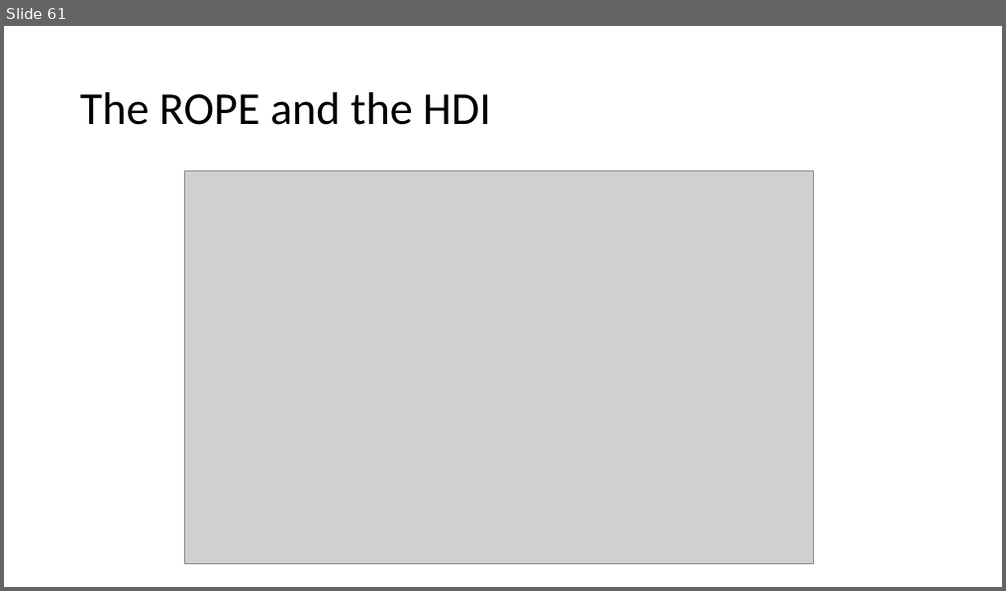
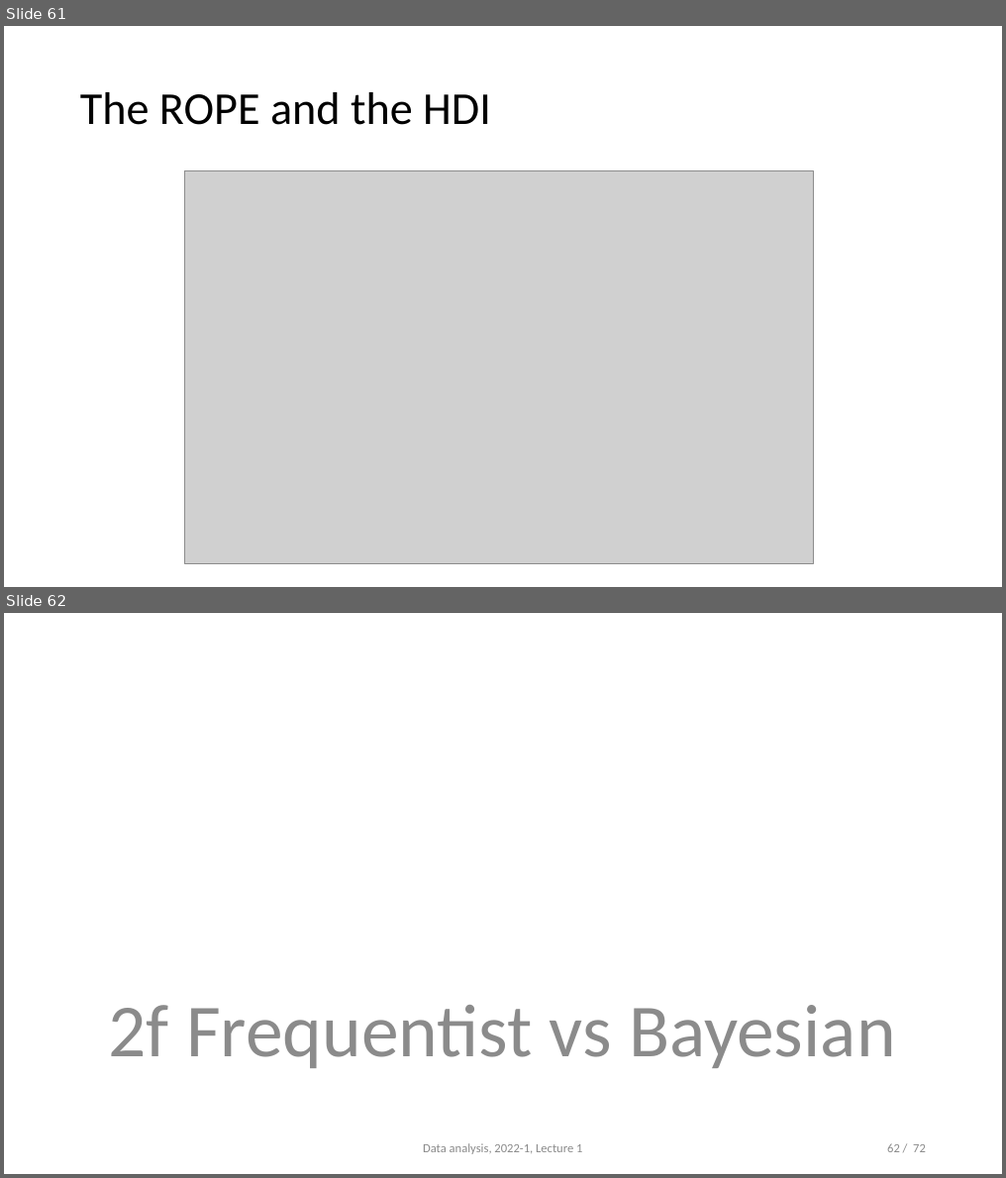
Before and after one commit to opherdonchin/StatisticalComputationAndAnalysis, a slide deck: Lectures/Lecture 3 PyMC and Sampling.pptx. Shown one above the other, each under a label of ours: slide 61 before the commit, slides 61 and 62 after it. The pictures are 1006x591 and 1006x1178 pixels, drawn with LibreOffice and Linux fonts; fonts in the diff are those of the drawing; grey boxes stand for pictures. Boxes give left, top, right and bottom in pixels: in the first picture for what was removed or moved away, otherwise in the second. Text is boxed around its words. In the diff, an @@ line names an element or a change of style, - is before the commit and + after.

```diff
--- a/Lectures/Lecture 3 PyMC and Sampling.pptx
+++ b/Lectures/Lecture 3 PyMC and Sampling.pptx
@@ slide 62 added at [4,613,1002,1174], background #FFFFFF @@
@@ text added at [109,1005,896,1068], 72 pt, text #8C8C8C @@
+2f Frequentist vs Bayesian
@@ text added at [423,1144,582,1155], 12 pt, text #8C8C8C @@
+Data analysis, 2022-1, Lecture 1
@@ page number added at [887,1144,926,1153], 12 pt, text #8C8C8C @@
+62 / 72
```
Also in this commit, not shown: 6 slides changed, 6 other slides added, 5 other files.
